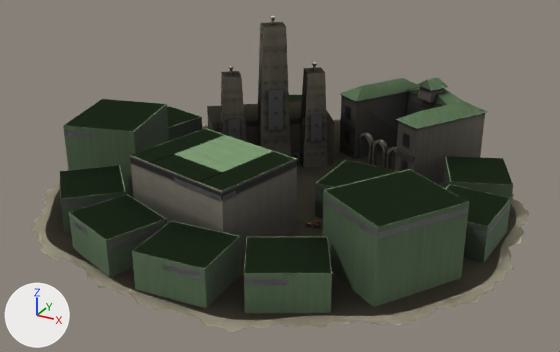
The glTF model src/assets/map/towns/gunpowder-town-medium-b-maghreb.glb, before and after one commit.
Before and after are seen from a 50 mm camera at (4.13, -7.63, 4.05) aimed at (0.04, -0.21, 0.34). Every picture has the same lights, and +X, +Y and +Z are marked at lower left. The older version comes first. Where no turn or scale is listed for an object, it has been applied to the vertices. Vertices at exactly the same position are counted once.
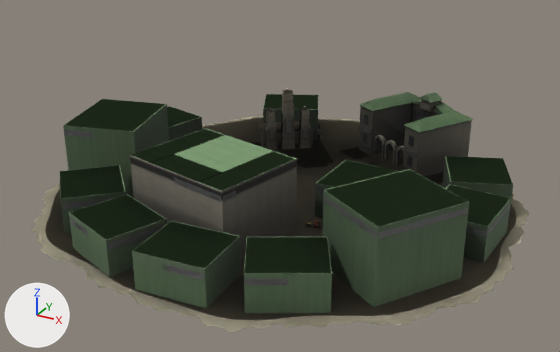
The edits, one by one:
me_mesh_0 is used by ob_mesh_0; location (-3.038, 3.036, 0.0).
me_mesh_0 had 4960 vertices, 8424 faces and spanned x 0.0..5.99, y -5.91..0.0, z 0.0..2.02.
me_mesh_0 now has 4960 vertices, 8424 faces and spans x 0.0..5.99, y -5.91..0.0, z 0.0..0.9.
me_mesh_0 part 1: the loose piece of 8 vertices spanning x 2.19..2.76, y -2.59..-2.04, z 0.0..1.9 is scaled about its middle by 0.444, then moved by (-0.13, 0.64, -0.53).
me_mesh_0 part 2: 1498 of 4960 vertices moved; they spanned x 1.34..4.99, y -2.86..-0.46, z 0.0..1.82 and now span x 1.84..4.78, y -1.92..-0.47, z 0.0..0.9; mean shift (-0.13, 0.52, -0.29); largest move (2.51, -2.56, 1.82) -> (2.36, -1.78, 0.81).
Other edits to the shape of me_mesh_0 do not show in these pictures.
me_mesh_1 is used by ob_mesh_1; location (-3.038, 3.036, 0.0).
me_mesh_1 had 4010 vertices, 4428 faces and spanned x 0.0..5.99, y -5.91..0.0, z 0.0..2.01.
me_mesh_1 now has 4010 vertices, 4428 faces and spans x 0.0..5.99, y -5.91..0.0, z 0.0..0.9.
me_mesh_1 part 3: the loose piece of 8 vertices spanning x 1.33..3.15, y -2.87..-1.16, z 0.0..0.61 is scaled about its middle by 0.444, then moved by (0.0, 0.47, -0.17).
me_mesh_1 part 4: the loose piece of 8 vertices spanning x 1.81..2.3, y -2.9..-2.39, z 0.0..1.3 is scaled about its middle by 0.444, then moved by (0.1, 0.82, -0.36).
me_mesh_1 part 5: 1459 of 4010 vertices moved; they spanned x 1.34..4.99, y -2.88..-0.46, z 0.0..1.82 and now span x 1.84..4.78, y -1.92..-0.47, z 0.0..0.9; mean shift (-0.15, 0.52, -0.32); largest move (2.51, -2.56, 1.82) -> (2.36, -1.78, 0.81).
Other edits to the shape of me_mesh_1 do not show in these pictures.
me_mesh_2 is used by ob_mesh_2; location (-3.038, 3.036, 0.0).
me_mesh_2 had 544 vertices, 626 faces and spanned x 0.0..5.99, y -5.91..0.0, z 0.0..1.98.
me_mesh_2 now has 544 vertices, 626 faces and spans x 0.0..5.99, y -5.91..0.0, z 0.0..0.9.
me_mesh_2 part 6: the loose piece of 8 vertices spanning x 1.33..3.15, y -2.87..-1.16, z 0.0..0.61 is scaled about its middle by 0.444, then moved by (0.0, 0.47, -0.17).
me_mesh_2 part 7: the loose piece of 8 vertices spanning x 1.81..2.3, y -2.9..-2.39, z 0.0..1.3 is scaled about its middle by 0.444, then moved by (0.1, 0.82, -0.36).
me_mesh_2 part 8: the loose piece of 20 vertices spanning x 3.05..4.95, y -2.24..-0.5, z 0.0..0.86 is scaled about its middle by 0.789, then moved by (0.0, 0.18, -0.09).
me_mesh_2 part 9: 114 of 544 vertices moved; they spanned x 1.95..4.45, y -2.85..-0.94, z 0.0..1.98 and now span x 2.11..4.35, y -1.91..-0.85, z 0.0..0.88; mean shift (-0.14, 0.6, -0.23); largest move (2.48, -2.33, 1.98) -> (2.35, -1.68, 0.88).
Other edits to the shape of me_mesh_2 do not show in these pictures.

Location of each change, [x1, y1, x2, y2] in pixels of the pictures (560 x 352 px; the box of a moved part takes in the faces that stretch with it):
'Mesh_0', reshaped (23% shorter): before [32, 16, 529, 332]; after [32, 88, 529, 332]
'Mesh_2', reshaped: before [59, 71, 513, 313]; after [59, 94, 513, 313]
'Mesh_1', reshaped (25% shorter): before [135, 35, 514, 304]; after [135, 103, 512, 304]
part 1 of me_mesh_0, moved or reshaped: before [257, 22, 291, 157]; after [281, 90, 295, 150]
part 2 of me_mesh_0, moved or reshaped: before [220, 34, 487, 184]; after [266, 92, 474, 172]
part 3 of me_mesh_1, moved or reshaped (not visible before): after [259, 121, 313, 148]
part 4 of me_mesh_1, moved or reshaped (not visible before): after [266, 110, 277, 150]
part 5 of me_mesh_1, moved or reshaped: before [225, 35, 443, 157]; after [270, 103, 472, 157]
part 6 of me_mesh_2, moved or reshaped (not visible afterwards): before [207, 101, 335, 165]
part 7 of me_mesh_2, moved or reshaped (not visible afterwards): before [221, 71, 246, 142]
part 8 of me_mesh_2, moved or reshaped: before [340, 92, 484, 159]; after [371, 103, 451, 177]
part 9 of me_mesh_2, moved or reshaped: before [228, 91, 369, 157]; after [269, 128, 385, 149]
